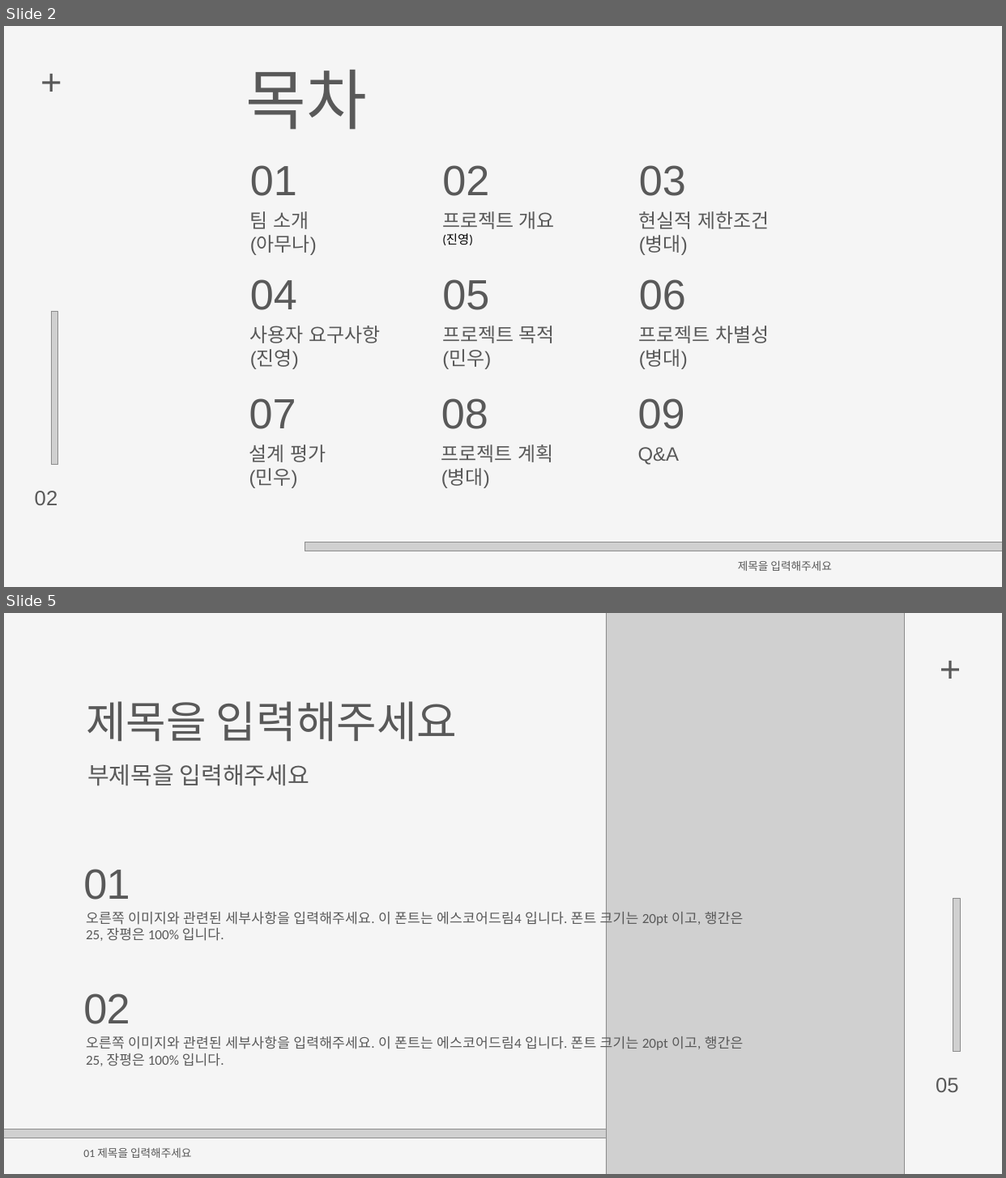
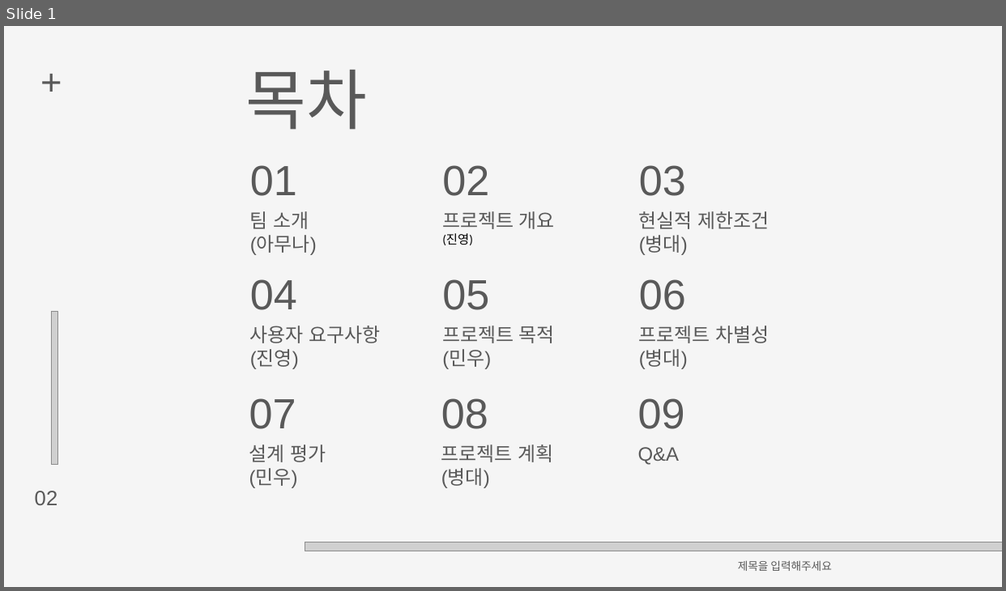
Before and after one commit to byungmeo/CockFit, a slide deck: Documents/팀프로젝트1_7조(방구석낭만)_제안서발표자료.pptx. Shown one above the other, each under a label of ours: slides 2 and 5 before the commit, slide 1 after it; the slides between them are not shown. The pictures are 1006x1178 and 1006x591 pixels, drawn with LibreOffice and Linux fonts; fonts in the diff are those of the drawing; grey boxes stand for pictures. Boxes give left, top, right and bottom in pixels: in the first picture for what was removed or moved away, otherwise in the second. Text is boxed around its words. In the diff, an @@ line names an element or a change of style, - is before the commit and + after.

```diff
--- a/Documents/팀프로젝트1_7조(방구석낭만)_제안서발표자료.pptx
+++ b/Documents/팀프로젝트1_7조(방구석낭만)_제안서발표자료.pptx
@@ slide 5 removed at box(4, 613, 1002, 1174), background #F5F5F5 @@
@@ picture removed at box(606, 613, 905, 1174) @@
@@ text removed at box(930, 643, 970, 711) @@
-+
@@ text removed at box(86, 701, 458, 742) @@
-제목을 입력해주세요
@@ text removed at box(87, 764, 309, 786) @@
-부제목을 입력해주세요
@@ text removed at box(83, 869, 130, 900) @@
-01
@@ picture removed at box(953, 898, 960, 1051) @@
@@ text removed at box(86, 909, 744, 941) @@
-오른쪽 이미지와 관련된 세부사항을 입력해주세요. 이 폰트는 에스코어드림4 입니다. 폰트 크기는 20pt 이고, 행간은 25, 장평은 100% 입니다.
@@ text removed at box(83, 994, 130, 1024) @@
-02
@@ text removed at box(86, 1034, 744, 1067) @@
-오른쪽 이미지와 관련된 세부사항을 입력해주세요. 이 폰트는 에스코어드림4 입니다. 폰트 크기는 20pt 이고, 행간은 25, 장평은 100% 입니다.
@@ text removed at box(936, 1078, 959, 1093) @@
-05
@@ picture removed at box(4, 1130, 675, 1139) @@
@@ text removed at box(83, 1148, 191, 1158) @@
-01 제목을 입력해주세요
@@ what was slide 2 is now slide 1 @@
```
Also in this commit, not shown: 4 slides changed, 29 slides added, 8 other slides removed, 3 other files.
